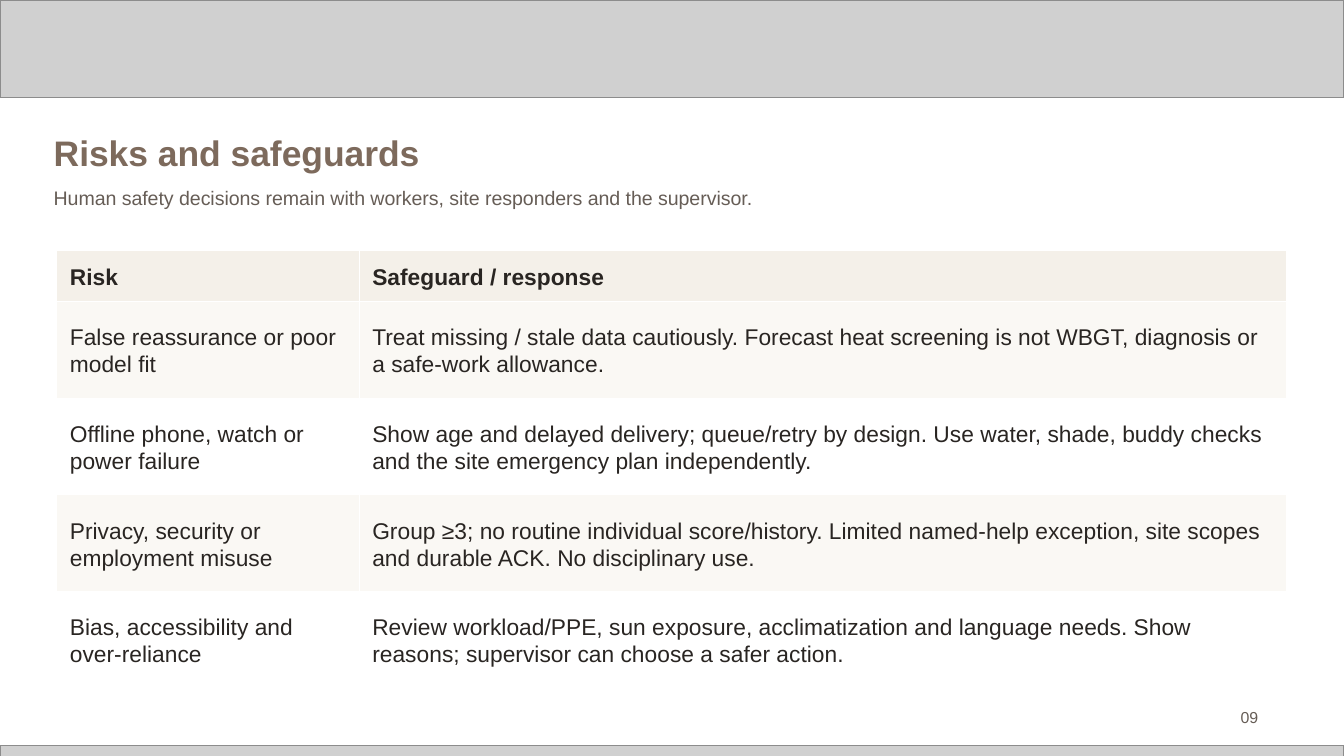
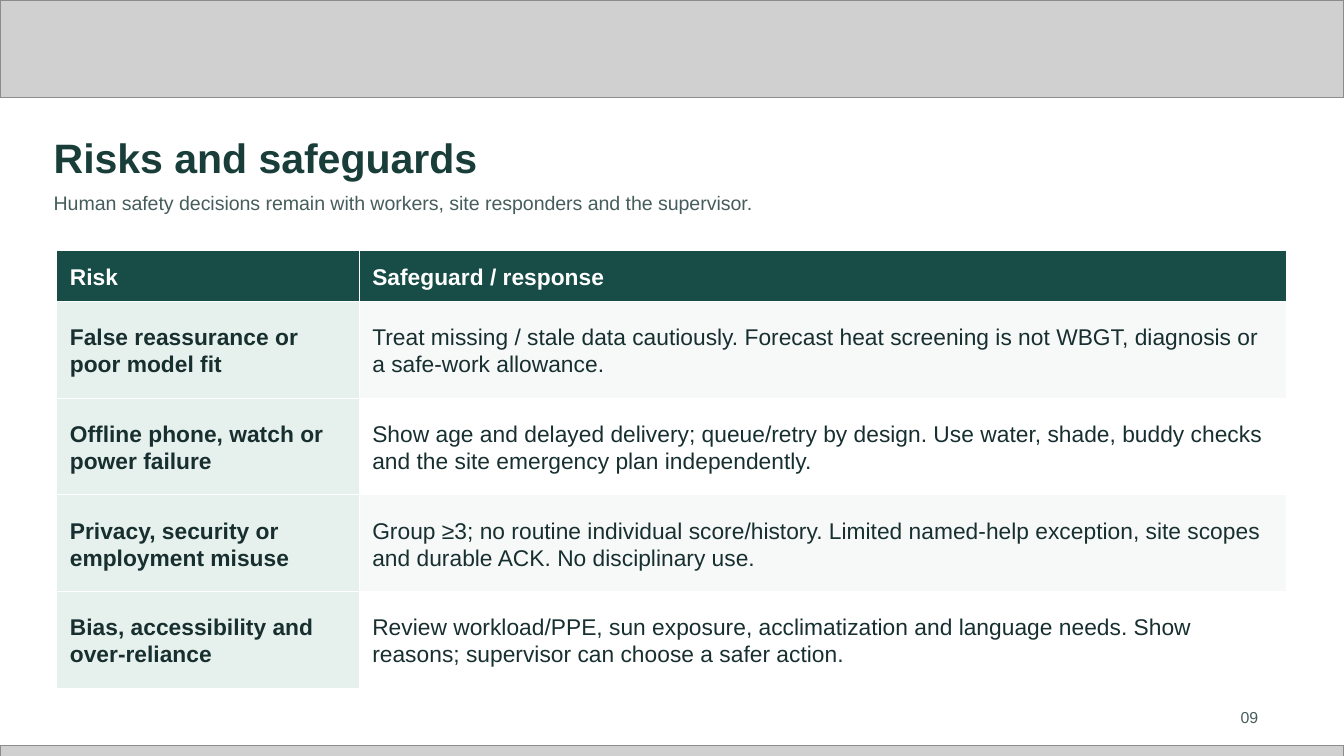
Before and after one commit to sammydamz/exaclim, a slide deck: slide 9 of downloads/submission/Exaclim_Future_Health_Submission.pptx. Drawn at 1344x756 pixels with LibreOffice and Linux fonts; fonts in the diff are those of the drawing; grey boxes stand for pictures. Boxes give left, top, right and bottom in pixels: in the first picture for what was removed or moved away, otherwise in the second. Text is boxed around its words. In the diff, an @@ line names an element or a change of style, - is before the commit and + after.

```diff
--- a/downloads/submission/Exaclim_Future_Health_Submission.pptx
+++ b/downloads/submission/Exaclim_Future_Health_Submission.pptx
@@ text "Risks and safeguards" at box(54, 143, 478, 181): size 19 to 22 pt, text colour #7D6A5C to #193E3A @@
@@ text "Human safety decisions remain with ..." at box(54, 196, 752, 214): text colour #665D56 to #465D5B @@
@@ table at box(56, 250, 1286, 688) @@
@@ fill #F4F0E9 to #174C47 in row 1 @@
@@ fill #FAF8F4 to #E6F0EC in 2 cells @@
@@ fill #FAF8F4 to #F7F9F8 in 2 cells @@
@@ fill #FFFFFF to #E6F0EC in 2 cells @@
@@ text colour #292522 to #FFFFFF in "Risk", "Safeguard / response" @@
@@ text colour #292522 to #182F30 @@
@@ bold on in "False reassurance or poor model fit", "Offline phone, watch or power failure", "Privacy, security or employment misuse", "Bias, accessibility and over-reliance" @@
@@ text "09" at box(1241, 712, 1259, 723): text colour #665D56 to #465D5B @@
```
Also in this commit, not shown: 13 other slides changed, 7 other files.
